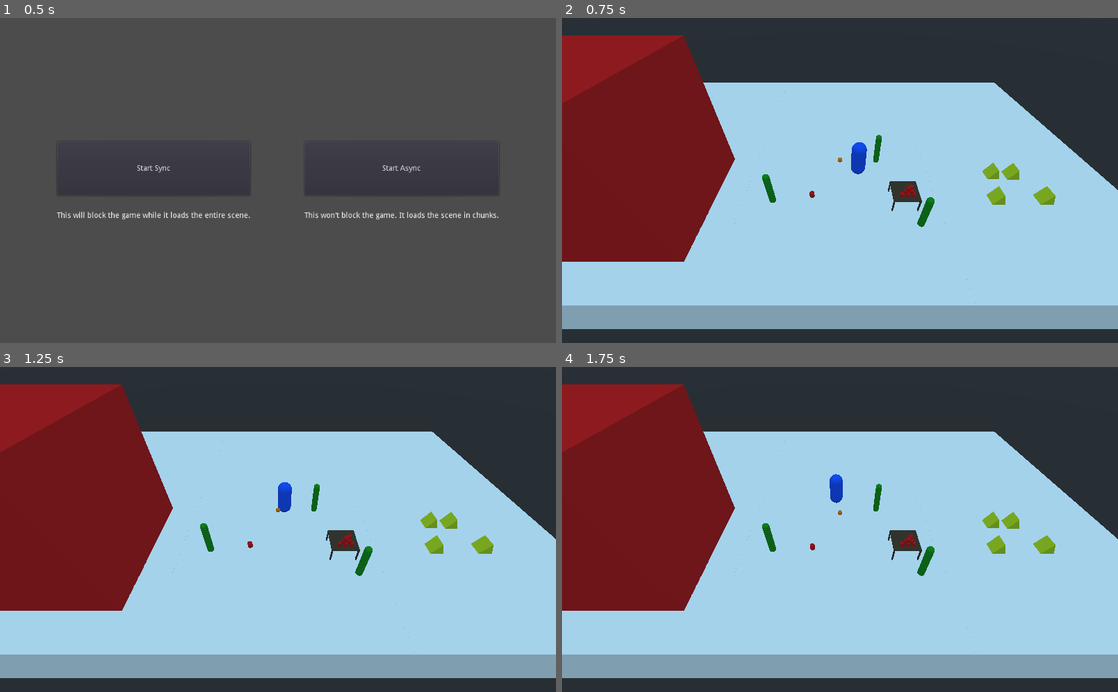
Above: before the commit, frames 1-4 (two rows, left to right).
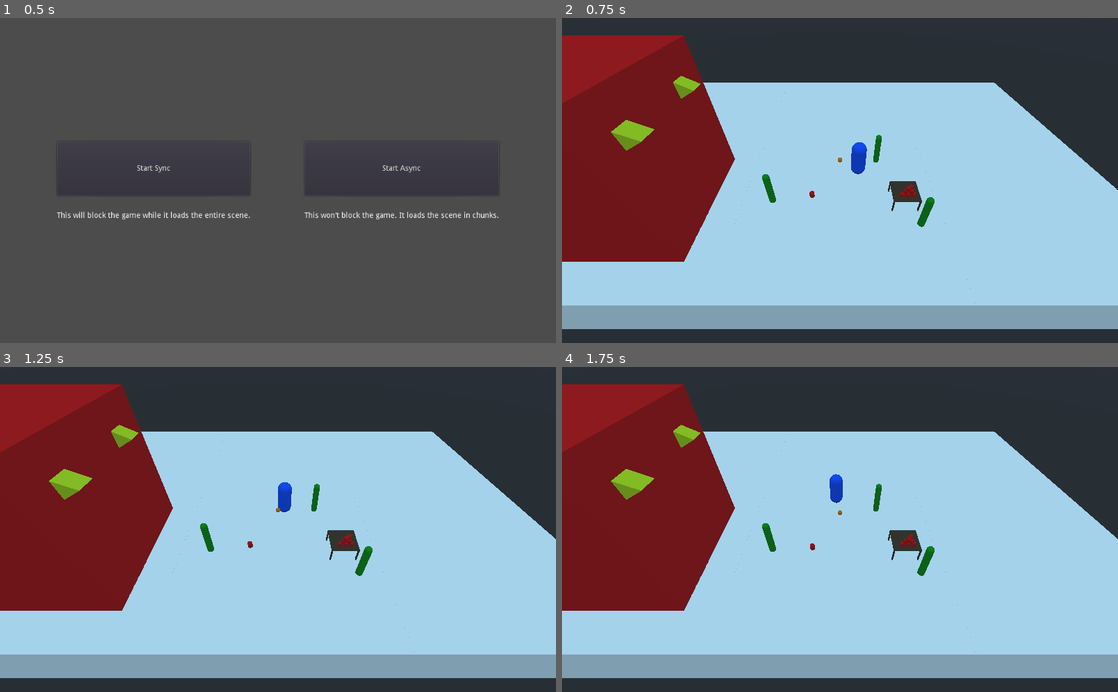
Above: after the commit, the same moments.

Repository: ImmersiveRPG/GodotAsyncLoader
Game: Godot game, scene res://src/Start/Start.tscn
The game is run twice, just before and just after one commit, with the same random seed, the same clock (stepped at 60 frames per second) and the same inputs.
Inputs:
- Up to frame 1 (0.5 s): no input
- Up to frame 2 (0.75 s): click "Start Sync" at 0.5 s
- Up to frame 3 (1.25 s): no input
- Up to frame 4 (1.75 s): no input

Frame 1 is identical in both runs. In frame 2, 1.1% of the frame differs, in the area x 8-89%, y 17-58%; in frame 3, 1.1%; in frame 4, 1.1%.

Commit message:
Organized child scenes in example

Diff:
--- a/project/src/World/World.tscn
+++ b/project/src/World/World.tscn
@@ -48,31 +48,31 @@
 [node name="SodaCan" parent="Items" instance=ExtResource( 3 )]
 transform = Transform( 1, 0, 0, 0, 1, 0, 0, 0, 1, -34, 65, 45 )
 
-[node name="SodaCan2" parent="Items" instance=ExtResource( 3 )]
-transform = Transform( 1, 0, 0, 0, 1, 0, 0, 0, 1, 105.624, 26, 11 )
-
-[node name="SodaCan3" parent="Items" instance=ExtResource( 3 )]
-transform = Transform( 1, 0, 0, 0, 1, 0, 0, 0, 1, 97.6238, 26, 11 )
-
-[node name="SodaCan4" parent="Items" instance=ExtResource( 3 )]
-transform = Transform( 1, 0, 0, 0, 1, 0, 0, 0, 1, 89.6238, 26, 11 )
-
-[node name="SodaCan5" parent="Items" instance=ExtResource( 3 )]
-transform = Transform( 1, 0, 0, 0, 1, 0, 0, 0, 1, 101.624, 33, 11 )
-
-[node name="SodaCan6" parent="Items" instance=ExtResource( 3 )]
-transform = Transform( 1, 0, 0, 0, 1, 0, 0, 0, 1, 93.6238, 33, 11 )
-
-[node name="SodaCan7" parent="Items" instance=ExtResource( 3 )]
-transform = Transform( 1, 0, 0, 0, 1, 0, 0, 0, 1, 97.6238, 40, 11 )
-
-[node name="SodaCan8" parent="Items" instance=ExtResource( 3 )]
-transform = Transform( 1, 0, 0, 0, 1, 0, 0, 0, 1, 97.6238, 40, 11 )
-
 [node name="Furniture" type="Spatial" parent="."]
 
 [node name="Table" parent="Furniture" instance=ExtResource( 5 )]
 transform = Transform( 1, 0, 0, 0, 1, 0, 0, 0, 1, 97, 0, 0 )
+
+[node name="SodaCan2" parent="Furniture/Table" instance=ExtResource( 3 )]
+transform = Transform( 1, 0, 0, 0, 1, 0, 0, 0, 1, 8.624, 26, 11 )
+
+[node name="SodaCan3" parent="Furniture/Table" instance=ExtResource( 3 )]
+transform = Transform( 1, 0, 0, 0, 1, 0, 0, 0, 1, 0.623802, 26, 11 )
+
+[node name="SodaCan4" parent="Furniture/Table" instance=ExtResource( 3 )]
+transform = Transform( 1, 0, 0, 0, 1, 0, 0, 0, 1, -7.3762, 26, 11 )
+
+[node name="SodaCan5" parent="Furniture/Table" instance=ExtResource( 3 )]
+transform = Transform( 1, 0, 0, 0, 1, 0, 0, 0, 1, 4.624, 33, 11 )
+
+[node name="SodaCan6" parent="Furniture/Table" instance=ExtResource( 3 )]
+transform = Transform( 1, 0, 0, 0, 1, 0, 0, 0, 1, -3.3762, 33, 11 )
+
+[node name="SodaCan7" parent="Furniture/Table" instance=ExtResource( 3 )]
+transform = Transform( 1, 0, 0, 0, 1, 0, 0, 0, 1, 0.623802, 40, 11 )
+
+[node name="SodaCan8" parent="Furniture/Table" instance=ExtResource( 3 )]
+transform = Transform( 1, 0, 0, 0, 1, 0, 0, 0, 1, 0.623802, 40, 11 )
 
 [node name="Plants" type="Spatial" parent="."]
 
@@ -90,27 +90,31 @@
 [node name="Barn" parent="Buildings" instance=ExtResource( 6 )]
 transform = Transform( 1, 0, 0, 0, 1, 0, 0, 0, 1, -295, 100, 0 )
 
-[node name="Etc" type="Spatial" parent="."]
-
-[node name="MeshInstance" type="MeshInstance" parent="Etc" groups=[
+[node name="MeshInstance2" type="MeshInstance" parent="Buildings/Barn" groups=[
 "etc",
 ]]
-transform = Transform( 1, 0, 0, 0, 1, 0, 0, 0, 1, 314, 12, 0 )
+transform = Transform( -4.37114e-08, 1, 0, -1, -4.37114e-08, 0, 0, 0, 1, 111, 57, 55 )
 mesh = SubResource( 2 )
 material/0 = null
 
-[node name="MeshInstance2" type="MeshInstance" parent="Etc"]
-transform = Transform( 1, 0, 0, 0, 1, 0, 0, 0, 1, 291, 12, -54 )
+[node name="MeshInstance3" type="MeshInstance" parent="Buildings/Barn" groups=[
+"etc",
+]]
+transform = Transform( -4.37114e-08, 1, 0, -1, -4.37114e-08, 0, 0, 0, 1, 111, 57, -48 )
 mesh = SubResource( 2 )
 material/0 = null
 
-[node name="MeshInstance3" type="MeshInstance" parent="Etc"]
-transform = Transform( 1, 0, 0, 0, 1, 0, 0, 0, 1, 258, 12, -55 )
+[node name="MeshInstance4" type="MeshInstance" parent="Buildings/Barn" groups=[
+"etc",
+]]
+transform = Transform( 1.91069e-15, -4.37114e-08, -1, -1, -4.37114e-08, 0, -4.37114e-08, 1, -4.37114e-08, 52, 57, 110 )
 mesh = SubResource( 2 )
 material/0 = null
 
-[node name="MeshInstance4" type="MeshInstance" parent="Etc"]
-transform = Transform( 1, 0, 0, 0, 1, 0, 0, 0, 1, 240.992, 12, 0 )
+[node name="MeshInstance5" type="MeshInstance" parent="Buildings/Barn" groups=[
+"etc",
+]]
+transform = Transform( 1.91069e-15, -4.37114e-08, -1, -1, -4.37114e-08, 0, -4.37114e-08, 1, -4.37114e-08, -46, 57, 110 )
 mesh = SubResource( 2 )
 material/0 = null
 
